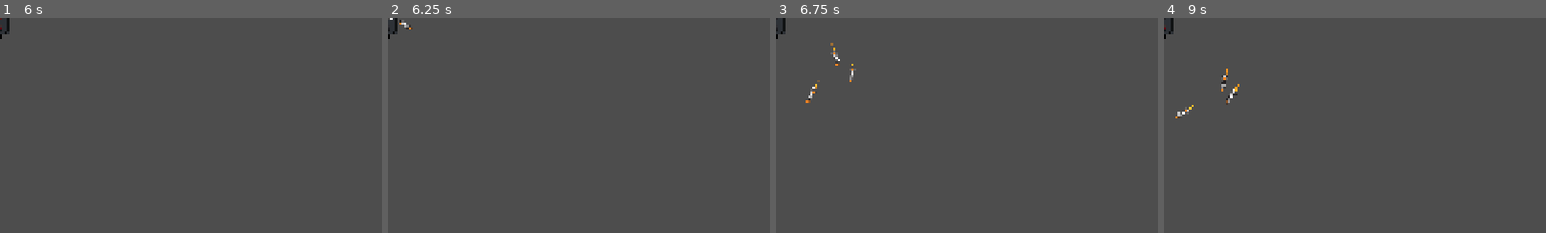
Above: before the commit, frames 1-4 (left to right).
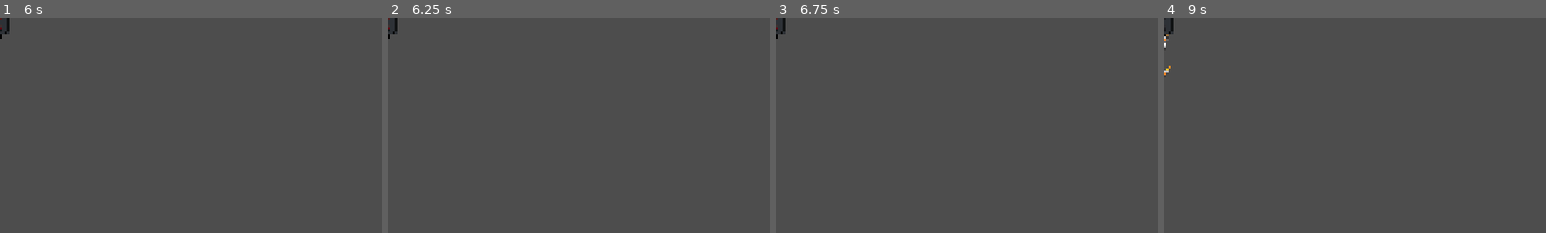
Above: after the commit, the same moments.

Repository: two-sticks-and-a-rock/space-arcade
Game: Godot game, scene res://scenes/player/player_weapons/Missile_Silo/missile_silo.tscn
Two runs of this game, one before a commit and one after it. Both use one fixed random seed, a clock stepped at 60 frames per second and the inputs below. This scene is started directly instead of the project's main scene.
Inputs (mouse positions are % of the whole screen's width and height, from its top left):
- Up to frame 1 (6 s): tap Enter at 0.5, 2, 3.5 s; move the mouse to (72, 45) at 0.52 s; press the mouse at (72, 45) at 0.53 s; hold Right (move_right) 0.53-1.28 s; tap Space (sling_release) at 1.25, 1.35, 2.75, 2.85, 4.25, 4.35, 5.85 s; move the mouse to (30, 55) at 1.27 s; release the mouse at (30, 55) at 1.28 s; hold Down (move_back) 1.28-2.03 s; move the mouse to (60, 28) at 2.02 s; press the mouse at (60, 28) at 2.03 s; hold Right (move_right) 2.03-2.78 s; move the mouse to (45, 70) at 2.77 s; release the mouse at (45, 70) at 2.78 s; hold Up (move_forward) 2.78-3.53 s; move the mouse to (80, 65) at 3.52 s; press the mouse at (80, 65) at 3.53 s; hold Left (move_left) 3.53-5.03 s; move the mouse to (20, 35) at 4.27 s; release the mouse at (20, 35) at 4.28 s; move the mouse to (55, 50) at 5.02 s; press the mouse at (55, 50) at 5.03 s; hold Down (move_back) 5.03-5.78 s; move the mouse to (35, 25) at 5.77 s; release the mouse at (35, 25) at 5.78 s; hold Right (move_right) from 5.78 s (still down)
- Up to frame 2 (6.25 s): keep holding Right (move_right)
- Up to frame 3 (6.75 s): move the mouse to (72, 45) at 6.52 s; release Right (move_right) at 6.53 s; press the mouse at (72, 45) at 6.53 s; hold Up (move_forward) from 6.53 s (still down)
- Up to frame 4 (9 s): move the mouse to (30, 55) at 7.27 s; release Up (move_forward) at 7.28 s; release the mouse at (30, 55) at 7.28 s; hold Right (move_right) 7.28-8.03 s; tap Space (sling_release) at 7.35, 8.85 s; move the mouse to (60, 28) at 8.02 s; press the mouse at (60, 28) at 8.03 s; hold Down (move_back) 8.03-8.78 s; move the mouse to (45, 70) at 8.77 s; release the mouse at (45, 70) at 8.78 s; hold Left (move_left) from 8.78 s (still down)
The pictures show only the part of the screen within x 0-50%, y 0-50%; the shares and areas given below are measured in that part.

Frame 1 is identical in both runs. In frame 2, less than 0.1% of the frame differs, in the area x 0-7%, y 0-6%; in frame 3, 0.2%; in frame 4, 0.4%, in the area x 0-20%, y 4-47%.

Commit message:
fix cooldown

Diff:
--- a/scenes/player/player_weapons/Missile_Silo/missile_silo.gd
+++ b/scenes/player/player_weapons/Missile_Silo/missile_silo.gd
@@ -30,10 +30,11 @@
 		add_child(missile)
 
 func fire_missiles() -> void:
-	Sfx.play("missile_launcher")
 	for child in get_children():
 		if (is_instance_valid(child)):
+
 			if (child is PlayerBullet):
+				Sfx.play("missile_launcher")
 				child.launch()
 				stagger_missiles_timer.start()
 				await stagger_missiles_timer.timeout
--- a/scenes/player/player_weapons/Missile_Silo/missile_silo.tscn
+++ b/scenes/player/player_weapons/Missile_Silo/missile_silo.tscn
@@ -206,7 +206,7 @@
 wait_time = 0.1
 
 [node name="DownTimer" type="Timer" parent="." unique_id=1088500671]
-wait_time = 6.0
+wait_time = 8.6
 
 [connection signal="timeout" from="UpTimer" to="." method="_on_up_timer_timeout"]
 [connection signal="timeout" from="DownTimer" to="." method="_on_missile_down_timer_timeout"]
--- a/scenes/ui/upgrade_menu.gd
+++ b/scenes/ui/upgrade_menu.gd
@@ -2,7 +2,6 @@
 
 @onready var upgrade_panel_scene : PackedScene = load("res://scenes/ui/upgrade_panel.tscn")
 @onready var h_container : HBoxContainer = $PanelContainer/MarginContainer/VBoxContainer/HBoxContainer
-var hit_max_level = false
 
 @onready var misc_upgrades_node : Node2D = $ConsumableUpgrades
 
@@ -118,8 +117,6 @@
 				choice.applied = true
 				weapon._reinstantiate_weapon()
 
-				if (processed.all_possible_upgrades_length <= 1 && new_weapons.length + new_weapons.size() <= 1):
-					hit_max_level = true
 				EventBus.finish_level_up.emit()
 				_on_player_finish_level_up()
 		elif choice is PlayerWeapon:
@@ -150,8 +147,6 @@
 			child.queue_free()
 
 func _on_player_level_up():
-	if (hit_max_level):
-		return
 	get_tree().paused = true
 	visible = true
 
